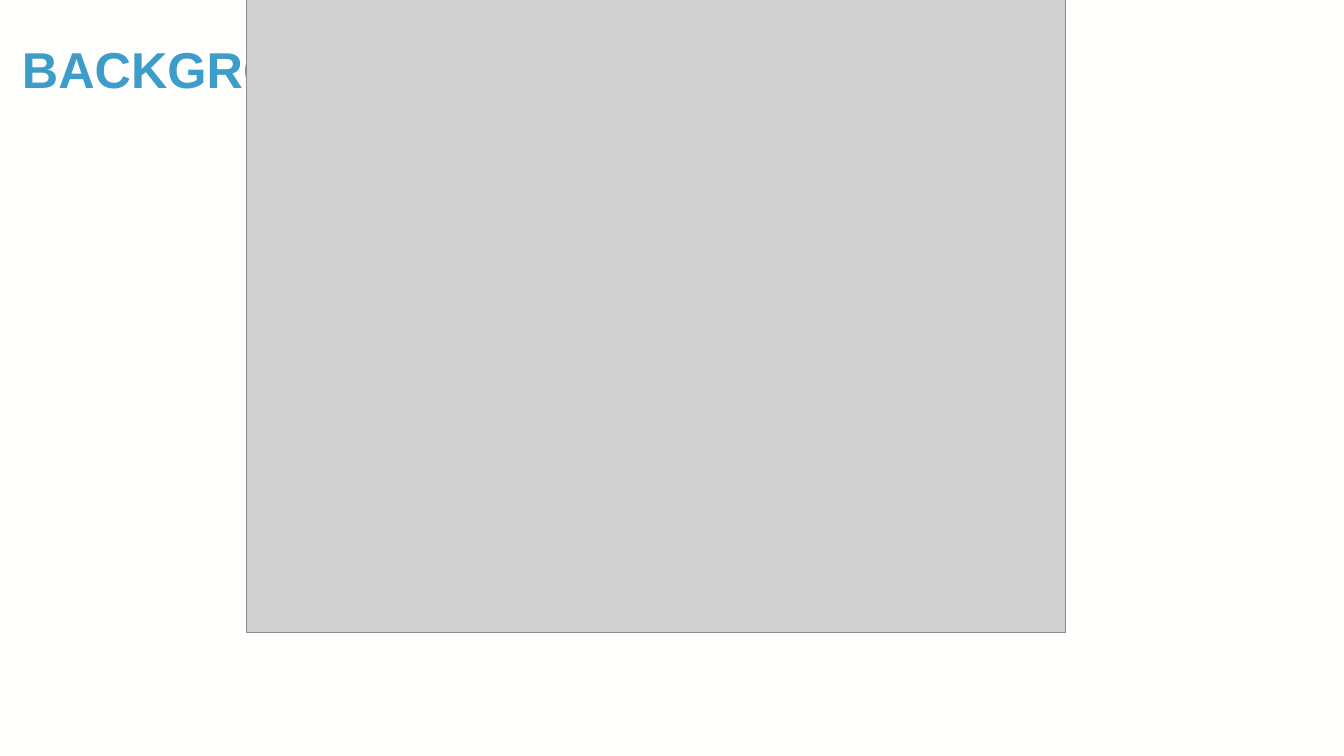
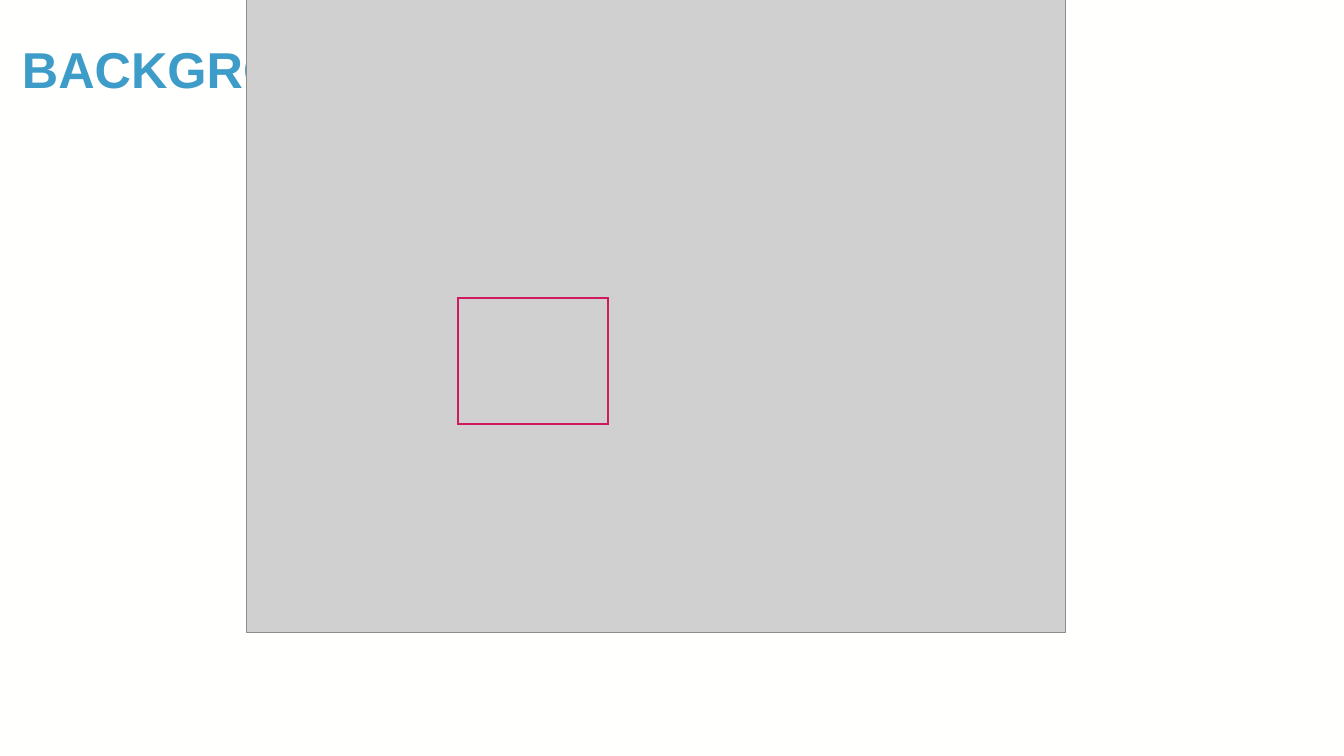
Before and after one commit to TaylorResearchLab/CANTOS, a slide deck: slide 4 of presentations/BIG_2024.pptx. Drawn at 1344x756 pixels with LibreOffice and Linux fonts; fonts in the diff are those of the drawing; grey boxes stand for pictures; background and template pictures are left out. Boxes give left, top, right and bottom in pixels: in the first picture for what was removed or moved away, otherwise in the second. Text is boxed around its words. In the diff, an @@ line names an element or a change of style, - is before the commit and + after.

```diff
--- a/presentations/BIG_2024.pptx
+++ b/presentations/BIG_2024.pptx
@@ rectangle added at <box>458,298,608,424</box>, outline #D11960 1 pt @@
```
Also in this commit, not shown: 15 other slides changed, 7 slides added, 2 slides removed, 1 other file.
